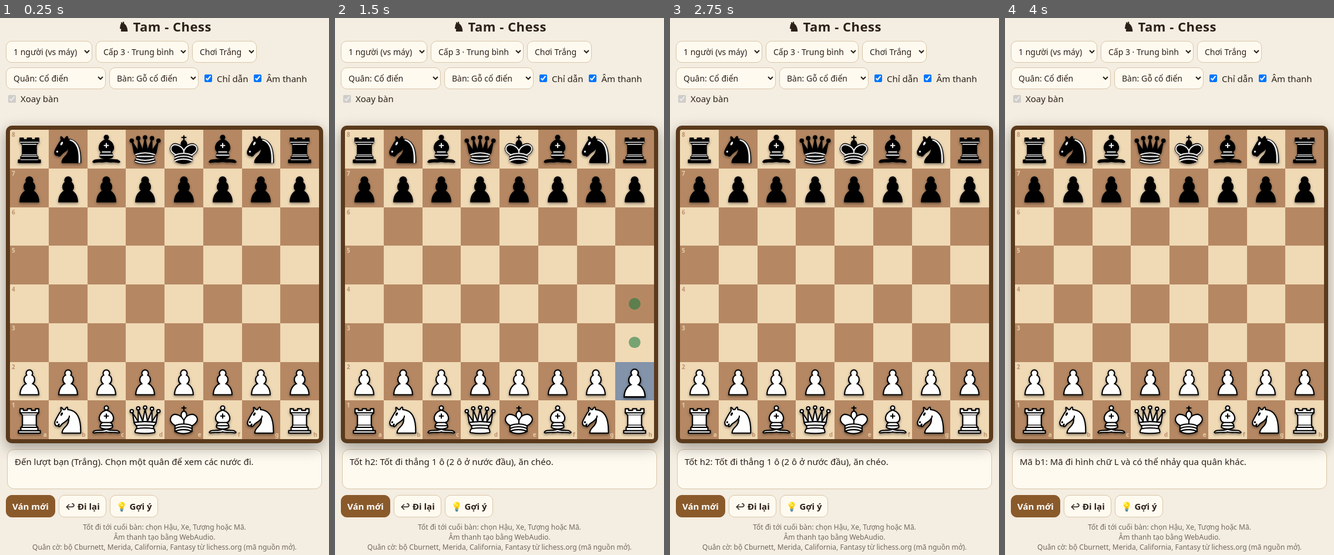
Above: before the commit, frames 1-4 (left to right).
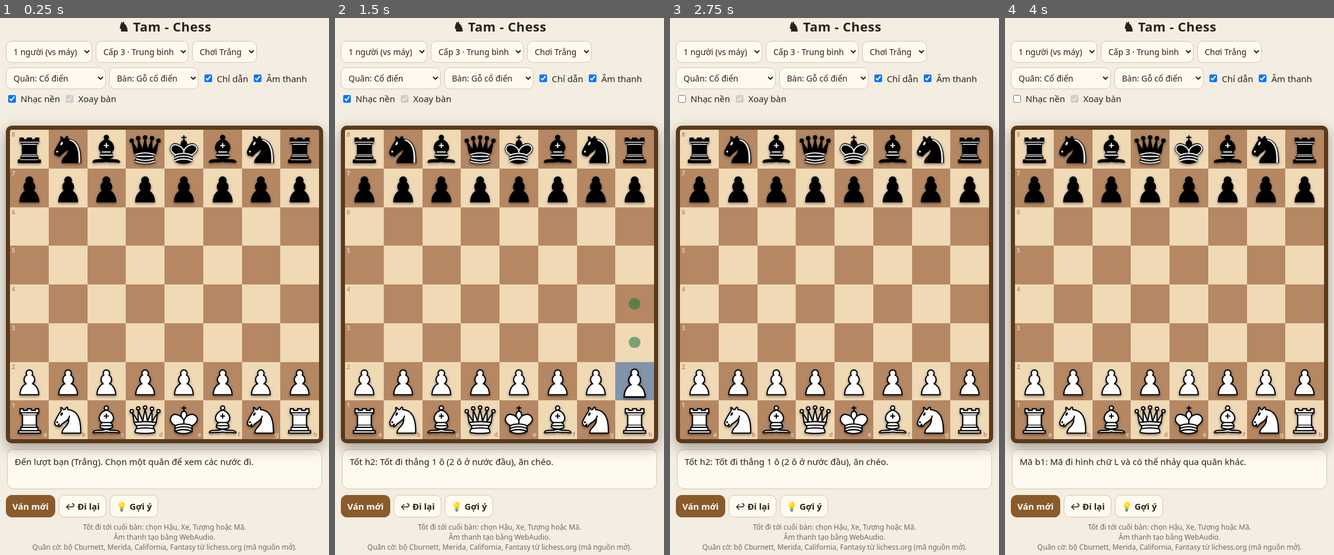
Above: after the commit, the same moments.

Repository: TamNguyenAsia/Play-chess
Game: browser game, page index.html
Same seed, same stepped clock (60 frames per second), same inputs: the game is played once before the commit and once after it.
Inputs (mouse positions are in pixels of both pictures, inside the frame that each line leads up to):
- Up to frame 1 (0.25 s): no input
- Up to frame 2 (1.5 s): click (499, 286) at 0.27 s; click (499, 340) at 1.07 s; click (634, 383) at 1.27 s
- Up to frame 3 (2.75 s): click (771, 232) at 1.67 s; click (929, 265) at 1.87 s; click (683, 98) at 2.02 s; click (897, 205) at 2.27 s; click (739, 146) at 2.47 s
- Up to frame 4 (4 s): click (1215, 393) at 2.87 s; click (1034, 383) at 3.07 s; click (1090, 415) at 3.47 s; click (1228, 189) at 3.67 s

The runs differ from the first frame. In frame 1, 0.2% of the frame differs, in the area x 2-36%, y 14-17%; in frame 2, 0.2%; in frame 3, 0.2%; in frame 4, 0.2%.

Commit message:
Add files via upload

Diff:
--- a/index.html
+++ b/index.html
@@ -42,6 +42,13 @@
 .hn{box-shadow:inset 0 0 0 3px #1fd16a,inset 0 0 0 100px rgba(31,209,106,.28)}
 .tg::after{content:"";position:absolute;width:30%;height:30%;border-radius:50%;background:rgba(20,120,60,.55)}
 .tg.cp::after{width:88%;height:88%;background:none;border:5px solid rgba(20,120,60,.6);box-sizing:border-box}
+#go{position:absolute;inset:0;display:flex;align-items:center;justify-content:center;background:rgba(0,0,0,.55);border-radius:10px;z-index:30;overflow:hidden}#go[hidden]{display:none}
+#go .card{background:var(--card);padding:18px 22px;border-radius:18px;text-align:center;box-shadow:0 10px 30px rgba(0,0,0,.5);z-index:2;max-width:88%;animation:pop .4s cubic-bezier(.2,1.4,.4,1)}
+#go .ic{font-size:56px;line-height:1.1}#go h2{margin:6px 0 2px;font-size:24px}#go p{margin:0 0 14px;opacity:.8}#go .row{display:flex;gap:8px;justify-content:center}
+#go .cf{position:absolute;top:-16px;width:9px;height:14px;border-radius:2px;z-index:1}
+@keyframes pop{from{transform:scale(.55);opacity:0}to{transform:scale(1);opacity:1}}
+@keyframes topple{to{transform:rotate(82deg) translate(8%,6%)}}
+.mate .pc{transform-origin:50% 90%;animation:topple .7s .25s ease-in forwards}
 #st{margin:10px 2px;height:68px;overflow:auto;box-sizing:border-box;padding:10px 12px;border-radius:12px;background:var(--card);border:1px solid var(--ln);line-height:1.4}
 .ft{margin:6px 0 14px;font-size:12px;opacity:.65;text-align:center}
 </style></head><body>
@@ -57,10 +64,12 @@
 <select id="bt" aria-label="Màu bàn cờ"></select>
 <label><input type="checkbox" id="gd" checked> Chỉ dẫn</label>
 <label><input type="checkbox" id="sn" checked> Âm thanh</label>
+<label><input type="checkbox" id="mu" checked> Nhạc nền</label>
 <label><input type="checkbox" id="fl" checked disabled> Xoay bàn</label>
 </div>
 <div id="cap"><span id="c1"></span><span id="c2"></span></div>
-<div id="bdw"><div id="bd"></div><div id="pm" hidden></div></div>
+<div id="bdw"><div id="bd"></div><div id="pm" hidden></div>
+<div id="go" hidden><div class="card"><div class="ic" id="goi"></div><h2 id="got"></h2><p id="gos"></p><div class="row"><button class="p" id="gn">Ván mới</button><button id="gv">Xem bàn cờ</button></div></div></div></div>
 <div id="st">Chọn quân của bạn để bắt đầu.</div>
 <div class="bar"><button class="p" id="nw">Ván mới</button><button id="un">↩ Đi lại</button><button id="ht">💡 Gợi ý</button></div>
 <div class="ft">Tốt đi tới cuối bàn: chọn Hậu, Xe, Tượng hoặc Mã.<br>Âm thanh tạo bằng WebAudio.<br>Quân cờ: bộ Cburnett, Merida, California, Fantasy từ lichess.org (mã nguồn mở).</div>
@@ -128,12 +137,12 @@
 for(let i=0;i<64;i++){const d=document.createElement('div');d.className='sq';d.onclick=()=>click(i);bd.appendChild(d);sqs.push(d)}
 let view='w',gid=0;const act=i=>view==='b'?63-i:i;
 function say(t){st.textContent=t}
-function render(){const ck=inChk(S)&&!over?kOf(S,S.t):-1,g=$('gd').checked;
+function render(){const ck=inChk(S)?kOf(S,S.t):-1,g=$('gd').checked;
 for(let i=0;i<64;i++){const s=act(i),d=sqs[i],p=S.b[s],r=s>>3,c=s&7;
 let cls='sq'+((r+c)%2?' d':'');
 if(lm&&(s===lm.f||s===lm.t))cls+=' lm';
 if(s===sel)cls+=' sel';
-if(s===ck)cls+=' chk';
+if(s===ck)cls+=' chk'+(over?' mate':'');
 if(hint&&(s===hint.f||s===hint.t))cls+=' hn';
 if(g&&sel!==null&&L.some(m=>m.f===sel&&m.t===s))cls+=' tg'+(p||(L.find(m=>m.f===sel&&m.t===s)||{}).e?' cp':'');
 d.className=cls;
@@ -149,20 +158,27 @@
 if(!o.length||(o.length===1&&'nb'.includes(o[0].toLowerCase())))return 'không đủ quân chiếu hết';
 if((S.h||0)>=100)return 'luật 50 nước không ăn quân/đi tốt';
 const k=skey(S);if(hist.filter(e=>skey(e.S)===k).length>=2)return 'lặp lại thế cờ 3 lần';return ''}
-function finish(){const ms=legal(S);
-if(ms.length){const dw=drawWhy();if(!dw)return false;over=true;say('Hòa ('+dw+').');return true}
+let endInfo=null;
+function finish(){const ms=legal(S);endInfo=null;
+if(ms.length){const dw=drawWhy();if(!dw)return false;over=true;say('Hòa ('+dw+').');endInfo={k:'draw',t:'Hòa',s:dw};return true}
 over=true;
 if(inChk(S)){const wn=S.t==='w'?'b':'w';
-if(two())say('🏆 Chiếu hết! '+SN(wn)+' thắng.');
-else if(wn===me){const l=+$('lv').value;say('🎉 Chiếu hết! Bạn thắng'+(l<5?' — đã lên Cấp '+(l+1)+'. Bấm Ván mới để thử thách.':' cấp cao nhất!'));if(l<5)$('lv').value=l+1}
-else say('Chiếu hết. Máy thắng — thử lại hoặc giảm cấp độ nhé.')}
-else say('Hòa (hết nước đi hợp lệ).');return true}
+if(two()){say('🏆 Chiếu hết! '+SN(wn)+' thắng.');endInfo={k:'win',t:SN(wn)+' thắng!',s:'Chiếu hết'}}
+else if(wn===me){const l=+$('lv').value;say('🎉 Chiếu hết! Bạn thắng'+(l<5?' — đã lên Cấp '+(l+1)+'. Bấm Ván mới để thử thách.':' cấp cao nhất!'));endInfo={k:'win',t:'Bạn thắng!',s:'Chiếu hết'+(l<5?' · đã mở Cấp '+(l+1):' · cấp cao nhất')};if(l<5)$('lv').value=l+1}
+else{say('Chiếu hết. Máy thắng — thử lại hoặc giảm cấp độ nhé.');endInfo={k:'lose',t:'Máy thắng',s:'Chiếu hết · thử lại hoặc giảm cấp độ nhé'}}}
+else{say('Hòa (hết nước đi hợp lệ).');endInfo={k:'draw',t:'Hòa',s:'Bí nước (hết nước đi hợp lệ)'}}
+return true}
+function showEnd(x){const g=$('go');$('goi').textContent=x.k==='win'?'🏆':x.k==='lose'?'😔':'🤝';$('got').textContent=x.t;$('gos').textContent=x.s;g.hidden=false;
+g.querySelectorAll('.cf').forEach(e=>e.remove());
+if(x.k==='win'){const cl=['#f5c542','#e84a5f','#3ec1d3','#7bd389','#b48cf2','#fff'];for(let n=0;n<46;n++){const e=document.createElement('i');e.className='cf';e.style.left=Math.random()*100+'%';e.style.background=cl[n%cl.length];g.appendChild(e);
+e.animate([{transform:'translateY(0) rotate(0)',opacity:1},{transform:'translateY('+(g.clientHeight+40)+'px) rotate('+(360+Math.random()*540)+'deg)',opacity:.9}],{duration:1800+Math.random()*1800,delay:Math.random()*700,easing:'cubic-bezier(.3,.1,.6,1)',fill:'forwards'})}}}
 const ls=(k,d)=>{try{const v=localStorage.getItem(k);return v===null?d:v}catch(e){return d}},sv=(k,v)=>{try{localStorage.setItem(k,v)}catch(e){}};
 const BT=[['Gỗ cổ điển','#f0d9b5','#b58863','#5a3a1c'],['Xanh lá','#eeeed2','#769656','#3d4f2a'],['Xanh dương','#dee3e6','#8ca2ad','#3b4b55'],['Hồng','#fbe3ea','#d98ca6','#7a3a52'],['Tím','#e8def8','#9b82c9','#4a3a75'],['Đá xám','#e9e9e9','#9aa0a6','#4b4f55'],['Đêm','#5d6a88','#2d3650','#141a2b']];
 let bt=Math.min(+ls('bt',0)||0,BT.length-1);
 function applyBT(){const t=BT[bt];bd.style.setProperty('--l',t[1]);bd.style.setProperty('--d',t[2]);bd.style.setProperty('--bc',t[3])}
 let AC=null;
-function ac(){if(!$('sn').checked)return null;if(!AC){try{AC=new(window.AudioContext||window.webkitAudioContext)()}catch(e){return null}}if(AC.state==='suspended')AC.resume();return AC}
+function ctx(){if(!AC){try{AC=new(window.AudioContext||window.webkitAudioContext)()}catch(e){return null}}if(AC.state==='suspended')AC.resume();return AC}
+function ac(){return $('sn').checked?ctx():null}
 function tone(f,d,v,ty,t,f2){const c=ac();if(!c)return;const o=c.createOscillator(),g=c.createGain(),t0=c.currentTime+(t||0);o.type=ty||'sine';o.frequency.setValueAtTime(f,t0);if(f2)o.frequency.exponentialRampToValueAtTime(f2,t0+d);
 g.gain.setValueAtTime(.0001,t0);g.gain.exponentialRampToValueAtTime(v,t0+.008);g.gain.exponentialRampToValueAtTime(.0001,t0+d);o.connect(g);g.connect(c.destination);o.start(t0);o.stop(t0+d+.03)}
 function nz(d,v,fq,t){const c=ac();if(!c)return;const n=c.sampleRate*d|0,buf=c.createBuffer(1,n,c.sampleRate),a=buf.getChannelData(0);for(let i=0;i<n;i++)a[i]=(Math.random()*2-1)*Math.pow(1-i/n,2);
@@ -177,6 +193,20 @@
 else if(k==='win')[523,659,784,1047].forEach((f,i)=>tone(f,.3,.3,'triangle',i*.14))
 else if(k==='lose')[392,330,262,196].forEach((f,i)=>tone(f,.34,.3,'triangle',i*.16))
 else if(k==='draw'){tone(440,.3,.3,'triangle');tone(440,.4,.3,'triangle',.22)}}catch(e){}}
+const CH=[[57,60,64],[53,57,60],[48,52,55],[55,59,62]],MEL=[0,2,4,7,9],mf=n=>440*Math.pow(2,(n-69)/12);
+let MG=null,mt=0,mstep=0,mi=null;
+function mn(f,t,d,v,ty){const c=AC,o=c.createOscillator(),g=c.createGain();o.type=ty;o.frequency.value=f;g.gain.setValueAtTime(.0001,t);g.gain.exponentialRampToValueAtTime(v,t+.03);g.gain.exponentialRampToValueAtTime(.0001,t+d);o.connect(g);g.connect(MG);o.start(t);o.stop(t+d+.05)}
+function mpad(ch,t,d){const c=AC;for(const n of ch)for(const dt of[-5,5]){const o=c.createOscillator(),g=c.createGain();o.type='sine';o.frequency.value=mf(n);o.detune.value=dt;g.gain.setValueAtTime(.0001,t);g.gain.exponentialRampToValueAtTime(.035,t+1.2);g.gain.exponentialRampToValueAtTime(.0001,t+d);o.connect(g);g.connect(MG);o.start(t);o.stop(t+d+.05)}}
+function msched(){const c=AC;if(!c||!MG)return;const E=.4167;
+while(mt<c.currentTime+.9){const ch=CH[(mstep>>3)&3],k=mstep&7;
+if(k===0){mpad(ch,mt,E*8+.6);mn(mf(ch[0]-12),mt,E*4,.2,'sine')}
+if(k===4)mn(mf(ch[0]-12),mt,E*3,.12,'sine');
+if(Math.random()<.8)mn(mf(ch[[0,1,2,1,0,2,1,2][k]]+(k%4===2?12:0)),mt,1.1,.07,'triangle');
+if(k===6&&Math.random()<.45)mn(mf(72+MEL[Math.random()*5|0]),mt,1.6,.05,'sine');
+mt+=E;mstep++}}
+function startMusic(){if(!$('mu').checked)return;const c=ctx();if(!c)return;if(!MG){MG=c.createGain();MG.gain.value=0;MG.connect(c.destination)}
+MG.gain.setTargetAtTime(.55,c.currentTime,.4);if(!mi){mt=c.currentTime+.15;mstep=0;mi=setInterval(msched,250);msched()}}
+function stopMusic(){if(mi){clearInterval(mi);mi=null}if(MG&&AC)MG.gain.setTargetAtTime(0,AC.currentTime,.08)}
 const DUR=520;
 function slide(fs,ts){const el=sqs[act(ts)].querySelector('.pc');if(!el)return;const sq=sqs[act(ts)],a=sqs[act(fs)].getBoundingClientRect(),b=sq.getBoundingClientRect();
 sq.style.zIndex=9;
@@ -193,6 +223,7 @@
 if(!done)say((chk?'⚠️ Chiếu! ':'')+(two()?'Lượt '+SN(S.t)+'.':mine?'Đến lượt bạn.':'Máy đang nghĩ...'));
 const kind=done?(chk?(two()||S.t!==me?'win':'lose'):'draw'):chk?'check':cap?'cap':m.ca?'castle':m.q?'promo':'move';
 setTimeout(()=>sfx(kind),DUR-70);
+if(done&&endInfo){const inf=endInfo;setTimeout(()=>{if(id===gid&&over)showEnd(inf)},DUR+1000)}
 busy=true;setTimeout(()=>{if(id!==gid)return;busy=false;if(two()&&$('fl').checked&&!done){view=S.t;render()}if(!done&&!mine)ai()},DUR+80)}
 function ai(){busy=true;const t0=Date.now(),id=gid;setTimeout(()=>{if(id!==gid)return;const l=+$('lv').value,ms=legal(S);let m;
 if(l===1){const cp=ms.filter(x=>S.b[x.t]),pool=cp.length&&Math.random()<.35?cp:ms;m=pool[Math.random()*pool.length|0]}
@@ -207,12 +238,12 @@
 if(p&&isW(p)===(S.t==='w')){sel=s;hint=null;sfx('tick');const n=L.filter(x=>x.f===s).length;say(NM[p.toLowerCase()]+' '+sqn(s)+': '+RL[p.toLowerCase()]+(n?'':' (Quân này chưa thể di chuyển.)'));}
 else{sel=null}
 render()}
-function newGame(){gid++;S=init();hist=[];sel=null;lm=null;hint=null;over=false;busy=false;me=$('sd').value;
+function newGame(){gid++;$('go').hidden=true;S=init();hist=[];sel=null;lm=null;hint=null;over=false;busy=false;me=$('sd').value;
 const t=two();$('lv').disabled=t;$('sd').disabled=t;$('fl').disabled=!t;view=t?'w':me;L=legal(S);render();
 if(t)say('Chế độ 2 người: Trắng đi trước. Chuyền máy cho nhau sau mỗi nước.');
 else if(me==='b'){say('Máy đi trước...');ai()}else say('Đến lượt bạn (Trắng). Chọn một quân để xem các nước đi.')}
 function undo(){if(busy||!hist.length)return;let e=hist.pop();if(!two()&&hist.length&&e.S.t!==me)e=hist.pop();
-S=e.S;lm=e.lm;sel=null;hint=null;over=false;L=legal(S);if(two()&&$('fl').checked)view=S.t;render();say('Đã đi lại.')}
+S=e.S;lm=e.lm;sel=null;hint=null;over=false;$('go').hidden=true;L=legal(S);if(two()&&$('fl').checked)view=S.t;render();say('Đã đi lại.')}
 function giveHint(){if(busy||over||(!two()&&S.t!==me))return;busy=true;say('Đang tìm nước đi hay nhất...');
 setTimeout(()=>{const m=search(S,3,0,1800);busy=false;hint=m;sel=null;const p=S.b[m.f].toLowerCase(),c=S.b[m.t]||m.e;
 say('💡 Gợi ý: '+NM[p]+' '+sqn(m.f)+' → '+sqn(m.t)+(c?' (ăn quân)':'')+(m.q?' (phong Hậu)':'')+(m.ca?' (nhập thành)':''));render()},40)}
@@ -221,6 +252,10 @@
 $('bt').onchange=()=>{bt=+$('bt').value;sv('bt',bt);applyBT()};
 $('sn').checked=ls('sn','1')==='1';$('sn').onchange=()=>{sv('sn',$('sn').checked?1:0);sfx('tick')};
 $('md').onchange=newGame;$('fl').onchange=()=>{if(two()&&!busy){view=$('fl').checked?S.t:'w';render()}};
+$('mu').checked=ls('mu','1')==='1';$('mu').onchange=()=>{sv('mu',$('mu').checked?1:0);$('mu').checked?startMusic():stopMusic()};
+document.addEventListener('pointerdown',()=>startMusic(),{passive:true});
+document.addEventListener('visibilitychange',()=>{document.hidden?stopMusic():startMusic()});
+$('gn').onclick=newGame;$('gv').onclick=()=>{$('go').hidden=true};
 newGame();
 if('serviceWorker' in navigator&&location.protocol.startsWith('http'))navigator.serviceWorker.register('sw.js').catch(()=>{});
 </script></body></html>
